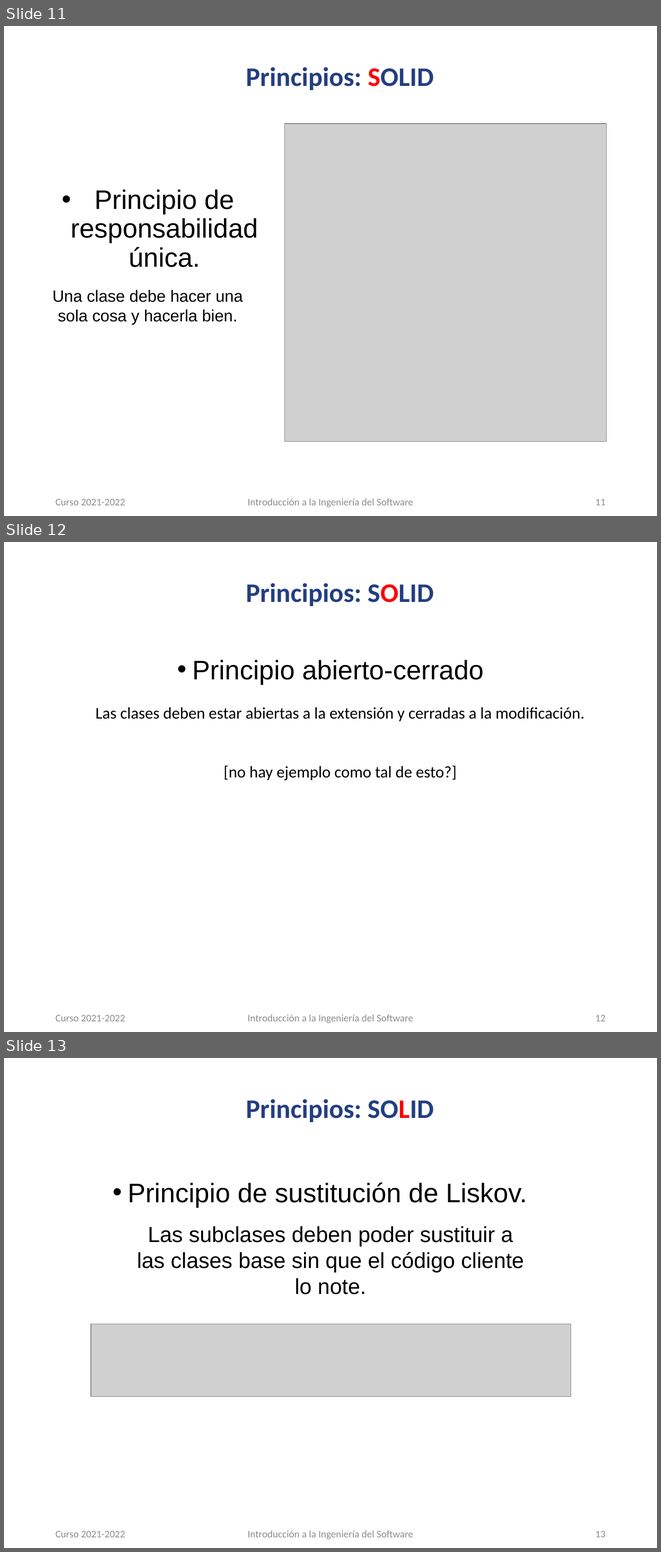
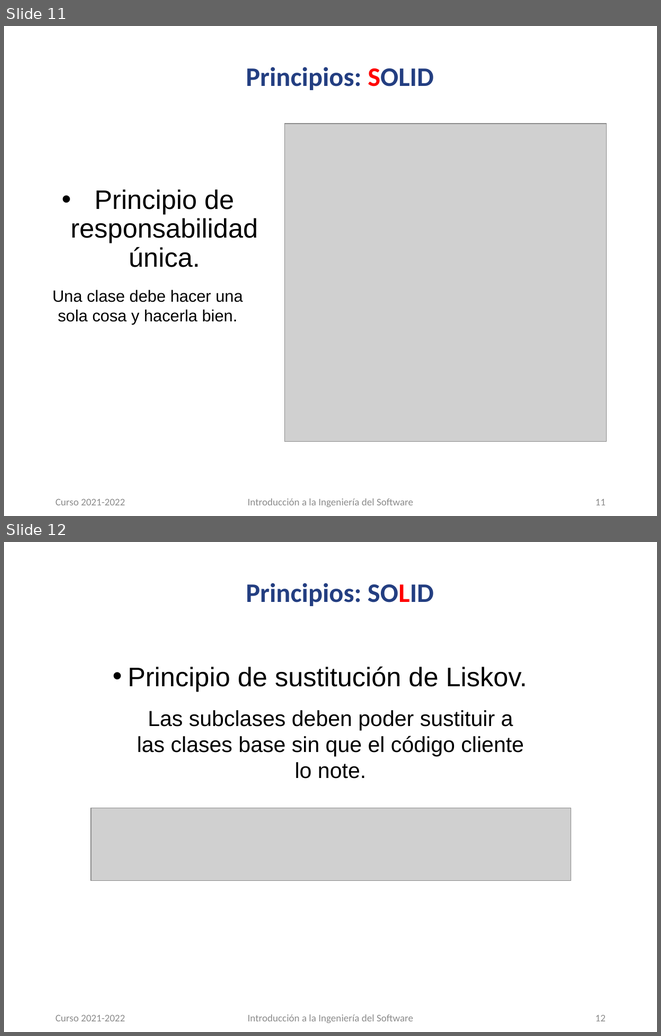
Before and after one commit to carloscmor/PRIMERA_FILA, a slide deck: PFentertainment_presentación.pptx. Shown one above the other, each under a label of ours: slides 11, 12 and 13 before the commit, slides 11 and 12 after it. The pictures are 661x1552 and 661x1036 pixels, drawn with LibreOffice and Linux fonts; fonts in the diff are those of the drawing; grey boxes stand for pictures; background and template pictures are left out. Boxes give left, top, right and bottom in pixels: in the first picture for what was removed or moved away, otherwise in the second. Text is boxed around its words. In the diff, an @@ line names an element or a change of style, - is before the commit and + after.

```diff
--- a/PFentertainment_presentación.pptx
+++ b/PFentertainment_presentación.pptx
@@ slide 12 removed at [4,542,657,1032], background #FFFFFF @@
@@ title removed at [246,583,434,606] @@
-Principios: SOLID
@@ text removed at [192,660,484,685] @@
-• Principio abierto-cerrado
@@ text removed at [96,707,584,780] @@
-Las clases deben estar abiertas a la extensión y cerradas a la modificación.
-[no hay ejemplo como tal de esto?]
@@ text removed at [55,1015,125,1021] @@
-Curso 2021-2022
@@ text removed at [248,1014,413,1023] @@
-Introducción a la Ingeniería del Software
@@ page number removed at [595,1015,606,1021] @@
-12
@@ what was slide 13 is now slide 12 @@
@@ page number at [595,1015,606,1021]: text changed @@
-13
+12
```
Also in this commit, not shown: 5 slides changed, 1 other slide removed.
